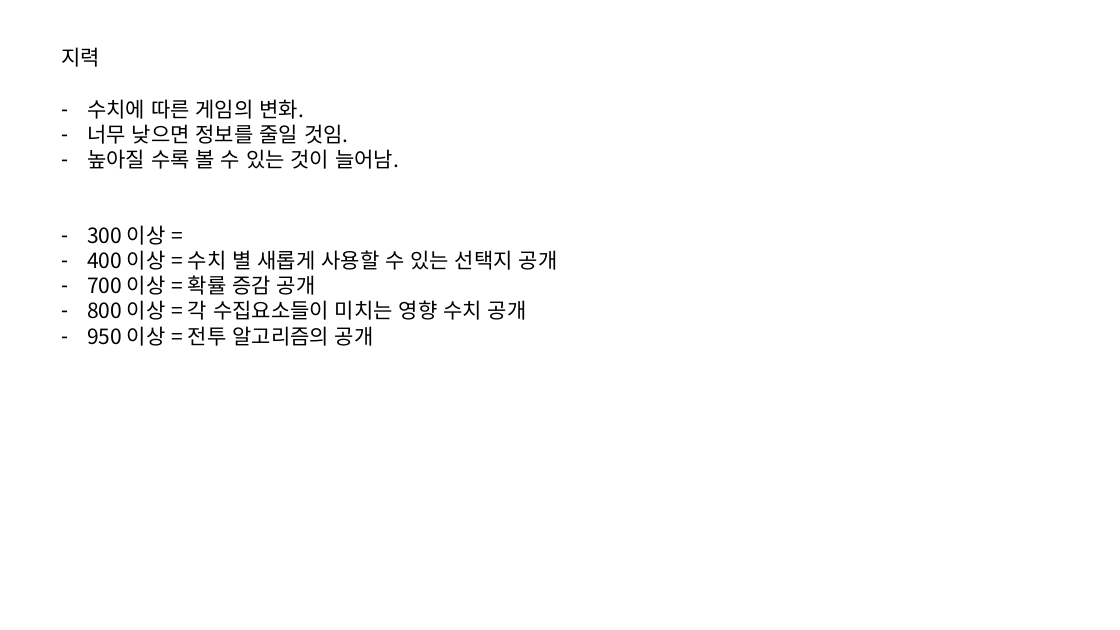
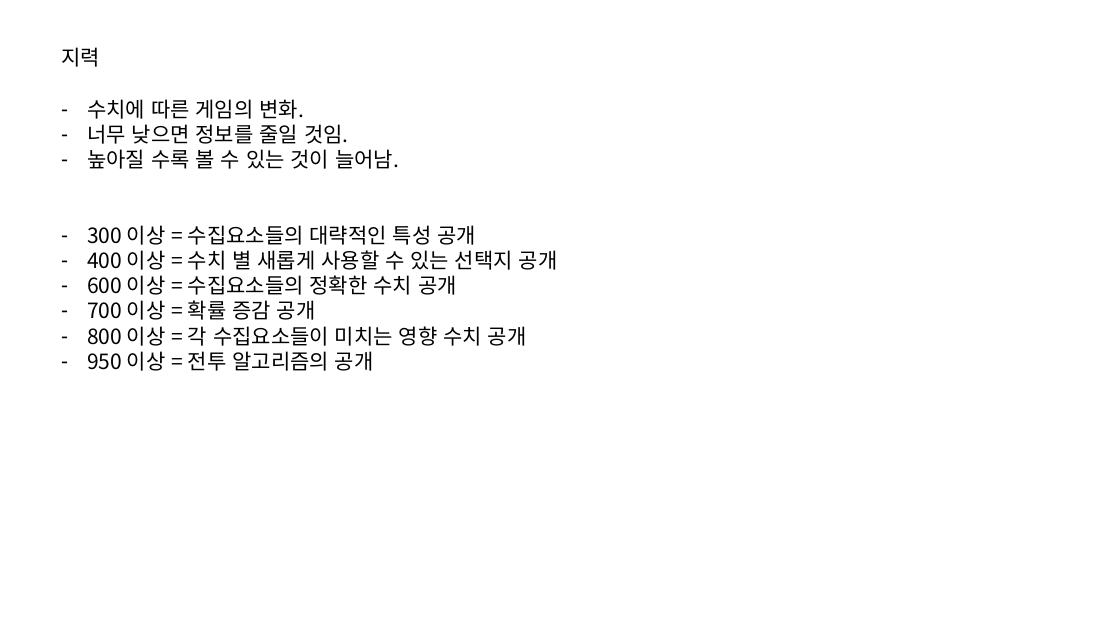
Before and after one commit to IdfKLeh/capstone, a slide deck: slide 3 of 육성.pptx. Drawn at 1120x630 pixels with LibreOffice and Linux fonts; fonts in the diff are those of the drawing. Boxes give left, top, right and bottom in pixels: in the first picture for what was removed or moved away, otherwise in the second. Text is boxed around its words. In the diff, an @@ line names an element or a change of style, - is before the commit and + after.

```diff
--- a/육성.pptx
+++ b/육성.pptx
@@ text at (x1=87, y1=225, x2=476, y2=245): text changed @@
-– 300 이상 =
+– 300 이상 = 수집요소들의 대략적인 특성 공개
@@ text at (x1=87, y1=275, x2=457, y2=295): paragraph added @@
+– 600 이상 = 수집요소들의 정확한 수치 공개
```
Also in this commit, not shown: 4 other slides changed, 3 slides added, 3 other files.
